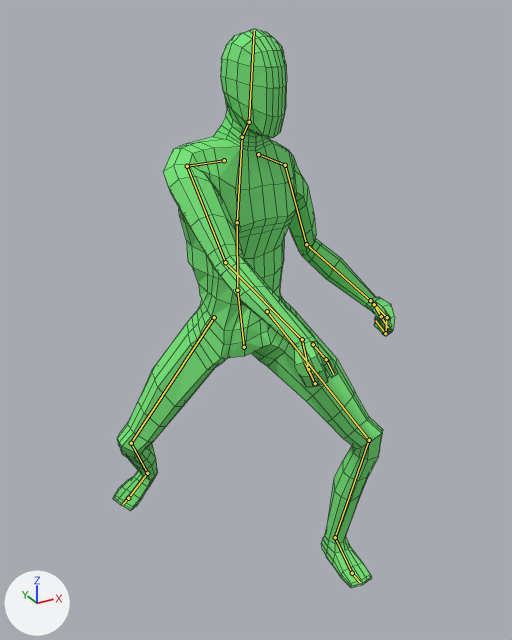
The Blender file Bandit Game/Assets/Models/CharacterModel.blend, before and after one commit.
One viewpoint serves both versions: a 50 mm lens placed at (-0.94, -1.93, 1.73), pointed at (0.0, -0.21, 0.87). The lights are fixed; the arrows at lower left show +X, +Y and +Z. Both versions are drawn at frame 25 of the action 'RightSwing'; the numbers are the values there. The bones that bend it are drawn over the model as lines. Mesh edges are drawn as thin lines.

Names of what the first picture shows: 'Character'.
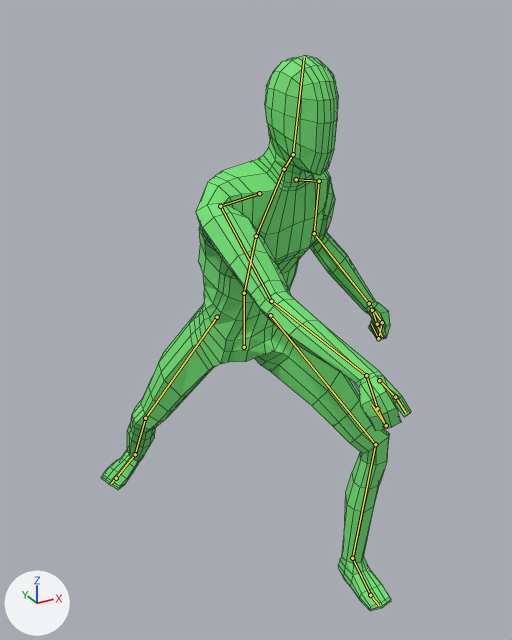
Boxes (x1, y1, x2, y2) around the edits, measured in the pictures (512 x 640 px):
'Character', posed (10% wider): before (113, 29, 395, 588); after (101, 56, 411, 611)
bone 'Hips', root to tip: before (244, 347) to (237, 290); after (244, 347) to (244, 293)
bone 'Spine', root to tip: before (237, 290) to (237, 222); after (244, 293) to (256, 236)
bone 'Chest', root to tip: before (237, 222) to (242, 137); after (256, 236) to (284, 169)
bone 'Neck', root to tip: before (242, 137) to (249, 122); after (284, 169) to (293, 154)
bone 'UpperArm.L', root to tip: before (285, 165) to (306, 244); after (319, 181) to (314, 233)
bone 'LowerArm.L', root to tip: before (306, 244) to (370, 300); after (314, 233) to (369, 303)
bone 'UpperArm.R', root to tip: before (187, 166) to (225, 262); after (220, 206) to (271, 301)

What the commit changed:
Bone 'Hips' (bone_hips) turns from (-14, -24, 6) to (0, -25, 0) degrees about its own x, y and z.
Bone 'Spine' (bone_spine) turns from (13, 24, 0) to (21, 24, 0) degrees about its own x, y and z.
Bone 'Chest' (bone_chest) turns from (12, 16, 2) to (18, 15, 3) degrees about its own x, y and z.
Bone 'Neck' (bone_neck) turns from (-6, -4, 4) to (-30, -7, 2) degrees about its own x, y and z.
Bone 'UpperArm.L' (bone_upperarm_l) turns from (18, -30, -11) to (11, -29, -6) degrees about its own x, y and z.
Bone 'LowerArm.L' (bone_lowerarm_l) turns from (31, 25, -13) to (46, 20, -15) degrees about its own x, y and z.
Bone 'UpperArm.R' (bone_upperarm_r) turns from (52, -22, 16) to (82, 0, 5) degrees about its own x, y and z.
Bone 'LegIK.L' (bone_legik_l) moves from (0.071, -0.417, -0.007) to (0.071, -0.52, -0.014).
Bone 'LegIK.R' (bone_legik_r) moves from (-0.066, 0.225, 0.0) to (-0.066, 0.368, 0.0).
